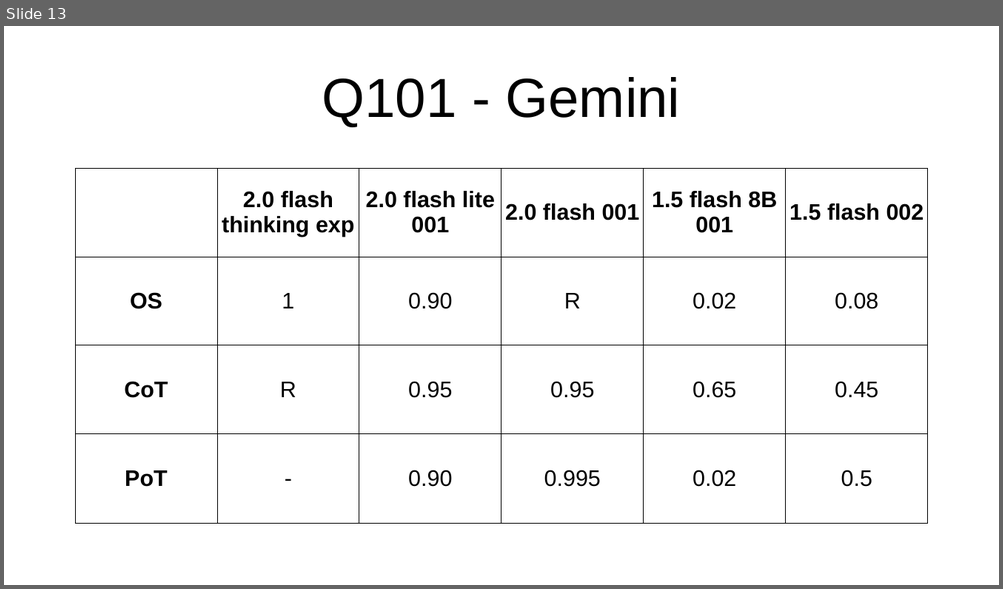
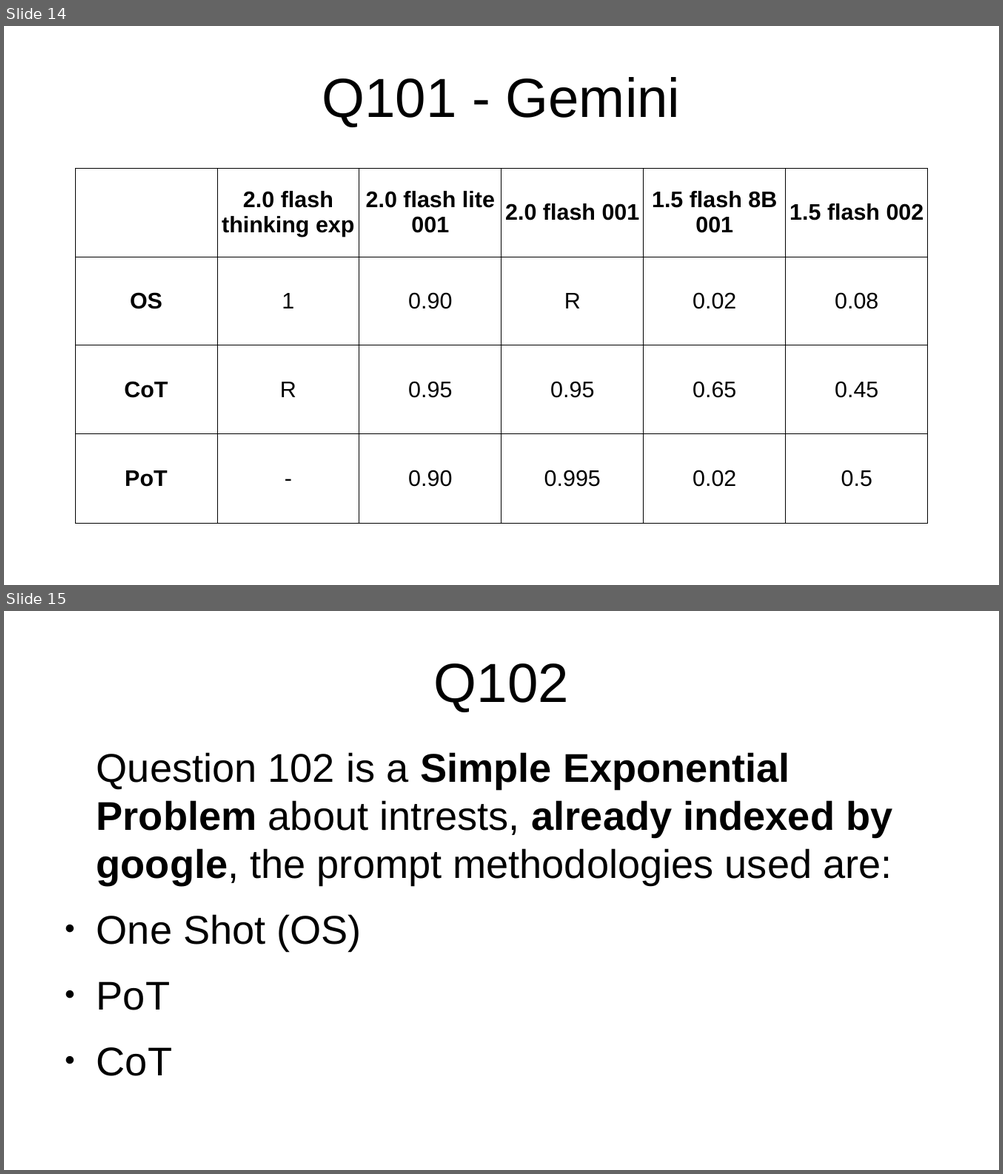
Before and after one commit to PieBerto/Stress-testing-chatbots, a slide deck: Slideshow/Results_presentation.odp. Shown one above the other, each under a label of ours: slide 13 before the commit, slides 14 and 15 after it. The pictures are 1003x589 and 1003x1174 pixels, drawn with LibreOffice and Linux fonts; fonts in the diff are those of the drawing. Boxes give left, top, right and bottom in pixels: in the first picture for what was removed or moved away, otherwise in the second. Text is boxed around its words. In the diff, an @@ line names an element or a change of style, - is before the commit and + after.

```diff
--- a/Slideshow/Results_presentation.odp
+++ b/Slideshow/Results_presentation.odp
@@ slide 15 added at bbox=[4, 611, 999, 1170], background #FFFFFF @@
@@ title added at bbox=[434, 664, 569, 712], 44 pt, text #000000 @@
+Q102
@@ text added at bbox=[96, 752, 892, 1076], 32 pt, text #000000 @@
+Question 102 is a Simple Exponential Problem about intrests, already indexed by google, the prompt methodologies used are:
+● One Shot (OS)
+● PoT
+● CoT
@@ what was slide 13 is now slide 14 @@
```
Also in this commit, not shown: 47 other slides added.
